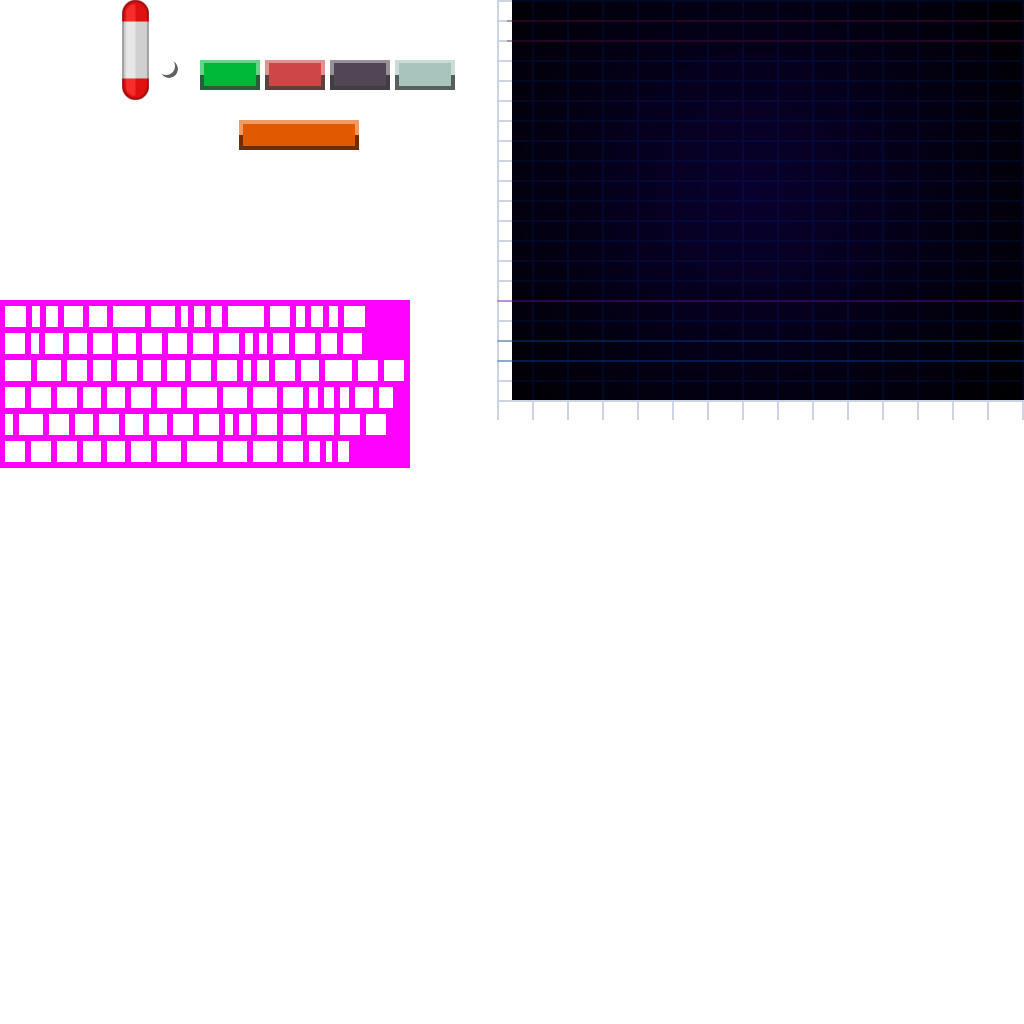
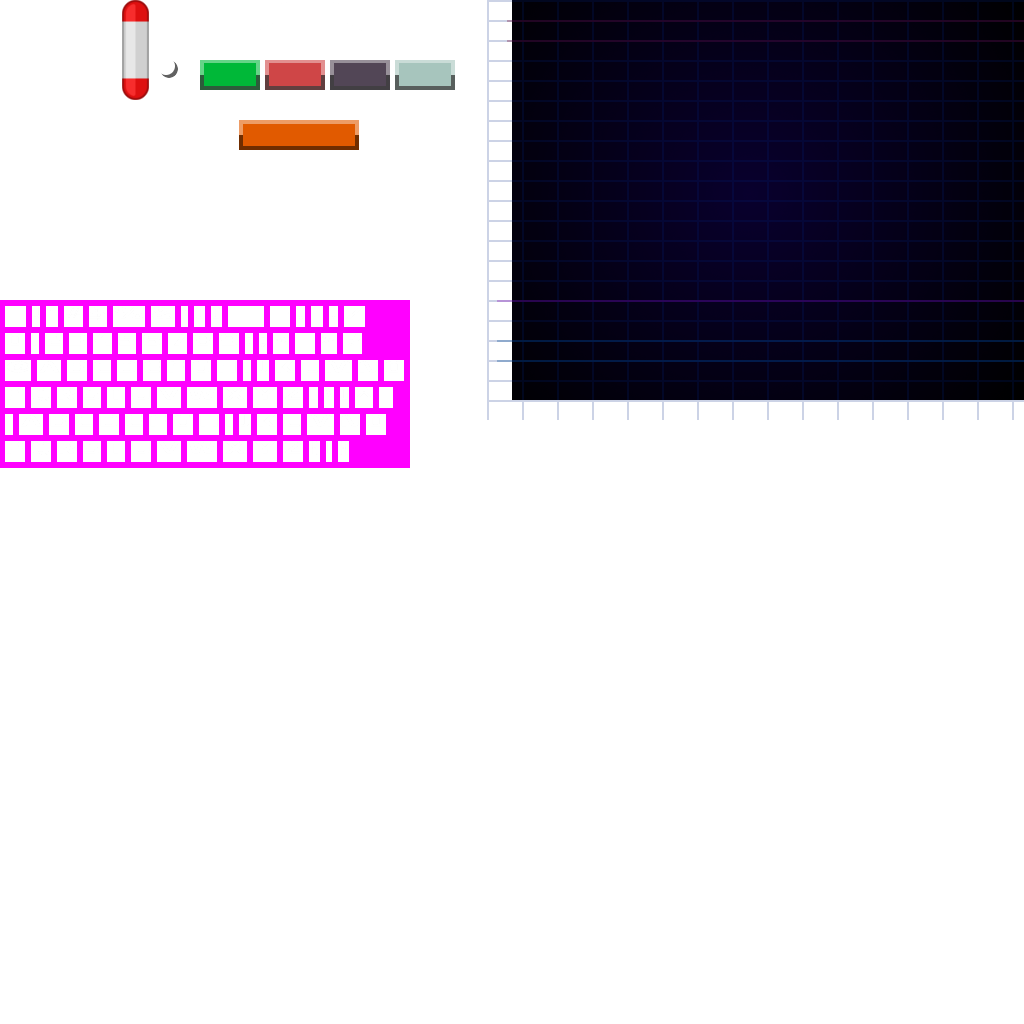
Layers edited between the first and the second 1024×1024 image:
painted on "Background" over [487, 0, 1024, 420]
